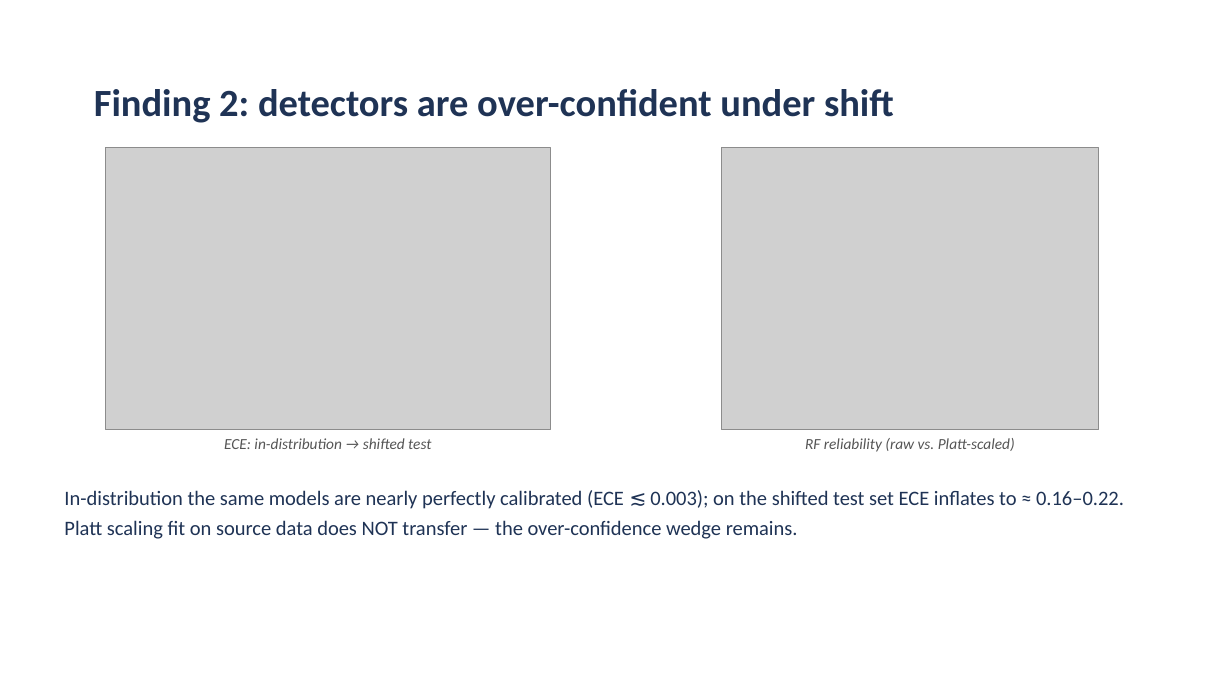
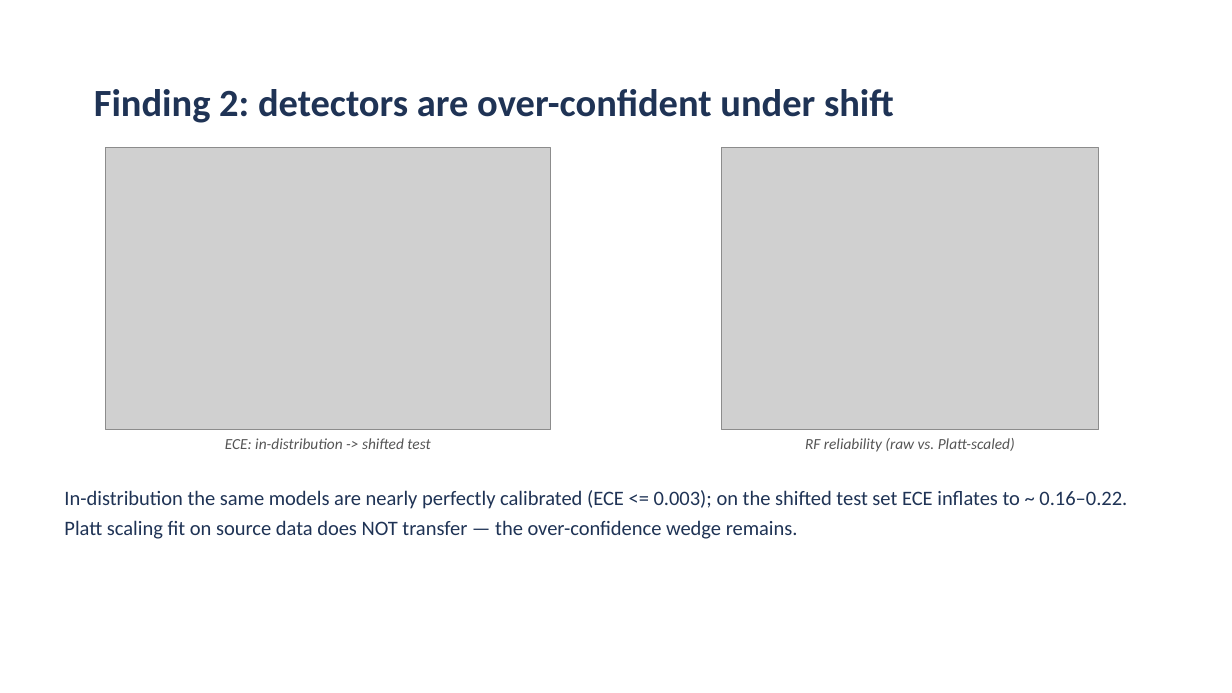
Before and after one commit to aiparallel0/chaoscrypt, a slide deck: slide 8 of papers/paper2-ids-selective/presentation.pptx. Drawn at 1232x693 pixels with LibreOffice and Linux fonts; fonts in the diff are those of the drawing; grey boxes stand for pictures; background and template pictures are left out. Boxes give left, top, right and bottom in pixels: in the first picture for what was removed or moved away, otherwise in the second. Text is boxed around its words. In the diff, an @@ line names an element or a change of style, - is before the commit and + after.

```diff
--- a/papers/paper2-ids-selective/presentation.pptx
+++ b/papers/paper2-ids-selective/presentation.pptx
@@ text at bbox=[225, 438, 430, 449]: text changed @@
-ECE: in-distribution → shifted test
+ECE: in-distribution -> shifted test
@@ text at bbox=[64, 490, 1127, 509]: text changed @@
-In-distribution the same models are nearly perfectly calibrated (ECE ≲ 0.003); on the shifted test set ECE inflates to ≈ 0.16–0.22.
+In-distribution the same models are nearly perfectly calibrated (ECE <= 0.003); on the shifted test set ECE inflates to ~ 0.16–0.22.
```
Also in this commit, not shown: 11 other slides changed, 2 slides added, 2 slides removed, 2 other files.
